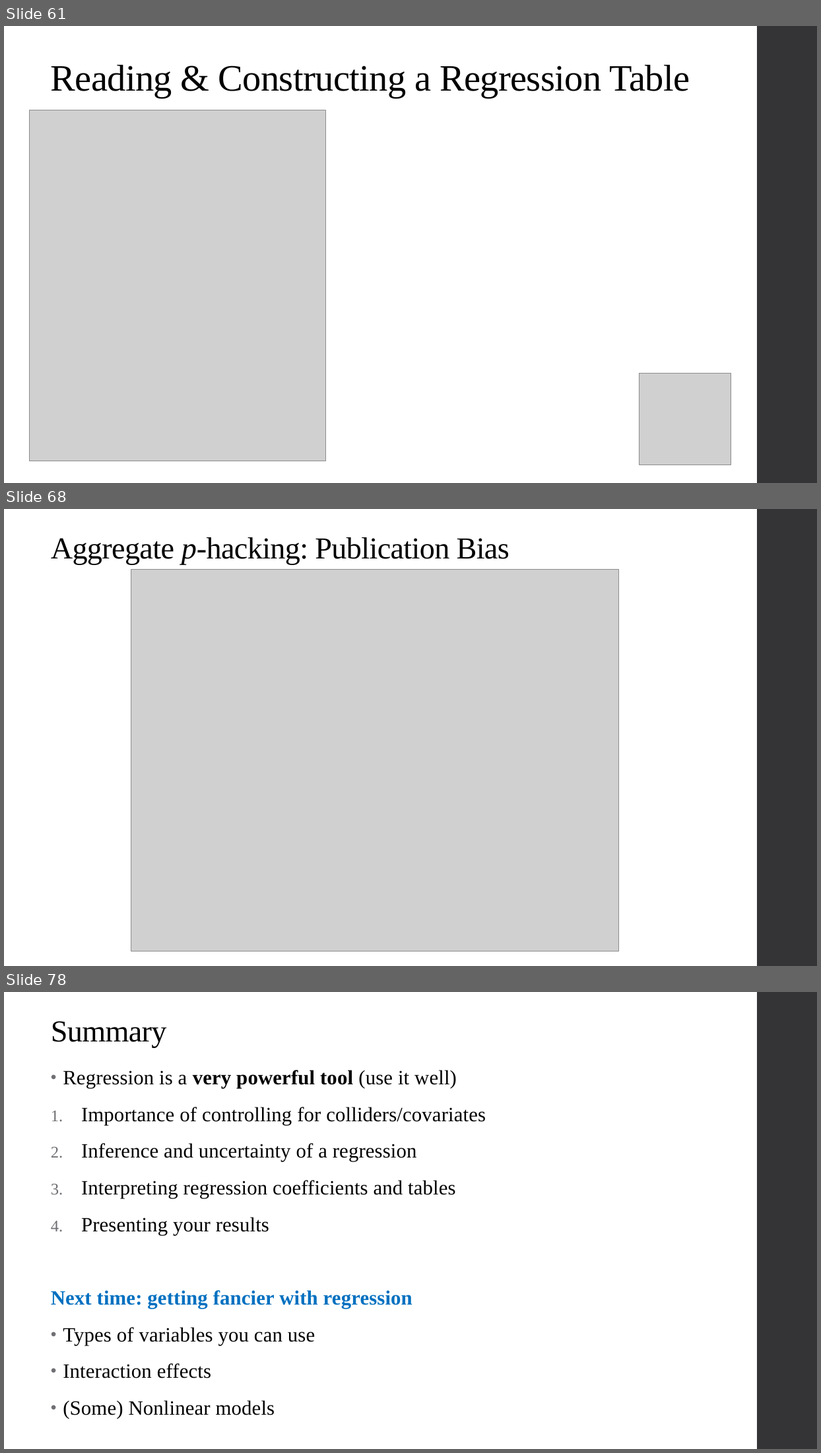
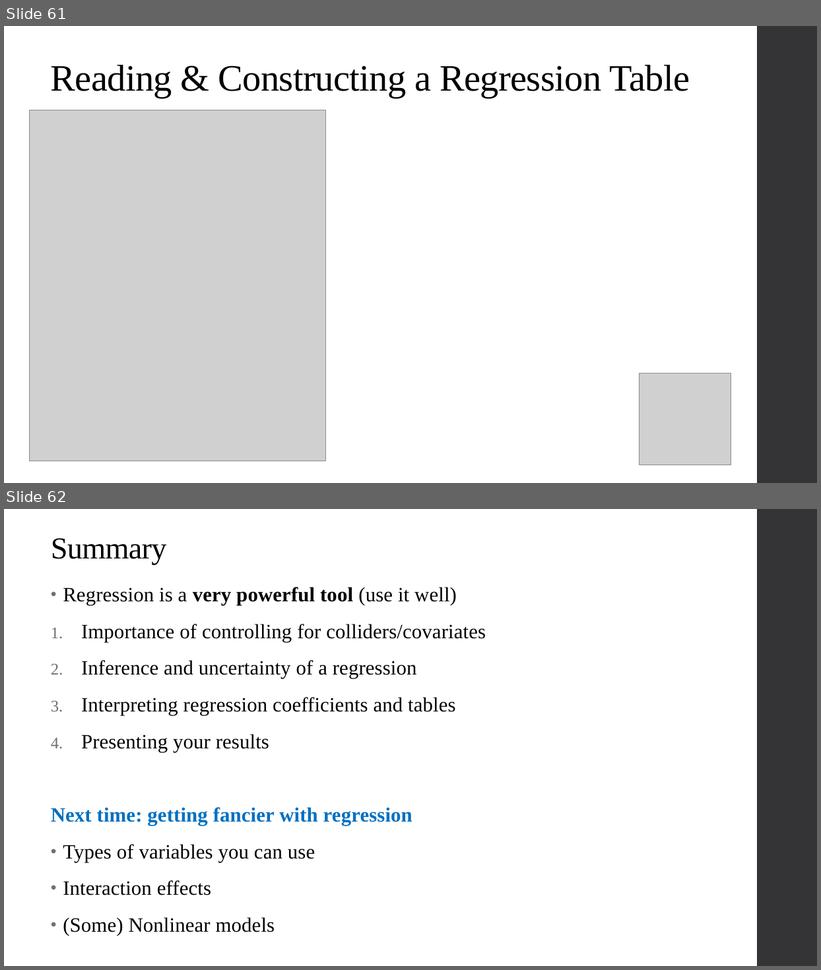
Before and after one commit to alex-hoagland/HAD5744, a slide deck: Lecture03_MultivariateOLS1/Lecture3_MultivariateOLS.pptx. Shown one above the other, each under a label of ours: slides 61, 68 and 78 before the commit, slides 61 and 62 after it; the slides between them are not shown. The pictures are 821x1453 and 821x970 pixels, drawn with LibreOffice and Linux fonts; fonts in the diff are those of the drawing; grey boxes stand for pictures. Boxes give left, top, right and bottom in pixels: in the first picture for what was removed or moved away, otherwise in the second. Text is boxed around its words. In the diff, an @@ line names an element or a change of style, - is before the commit and + after.

```diff
--- a/Lecture03_MultivariateOLS1/Lecture3_MultivariateOLS.pptx
+++ b/Lecture03_MultivariateOLS1/Lecture3_MultivariateOLS.pptx
@@ slide 68 removed at <box>4,509,817,966</box>, background #FFFFFF; not listed: 1 template element that a slide beside it also shows @@
@@ title removed at <box>51,537,510,565</box> @@
-Aggregate p-hacking: Publication Bias
@@ picture removed at <box>131,569,619,951</box> @@
@@ what was slide 78 is now slide 62 @@
```
Also in this commit, not shown: 15 other slides removed, 3 other files.
